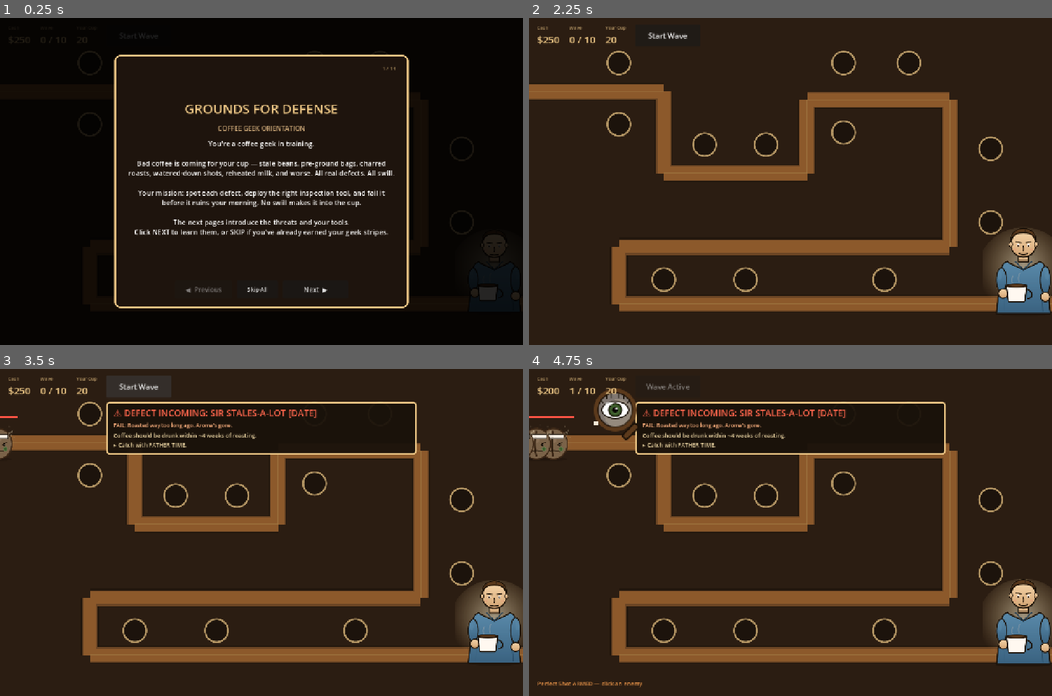
Above: before the commit, frames 1-4 (two rows, left to right).
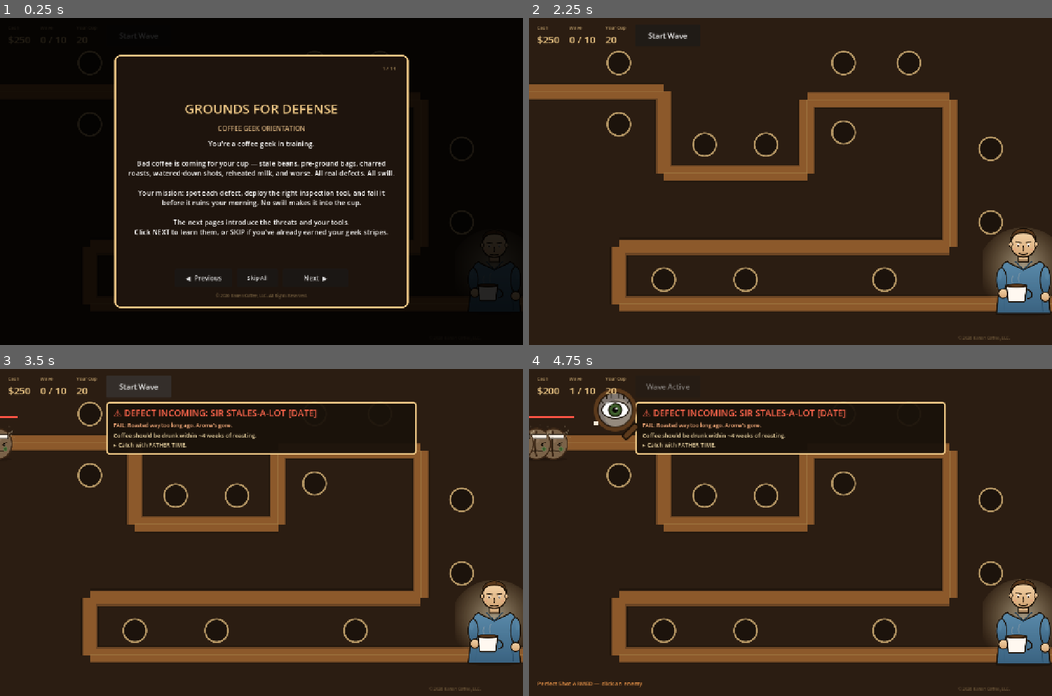
Above: after the commit, the same moments.

Repository: kanencoffee/grounds-for-defense-godot
Game: Godot game, scene res://scenes/main.tscn
Same seed, same stepped clock (60 frames per second), same inputs: the game is played once before the commit and once after it.
Inputs (mouse positions are in pixels of both pictures, inside the frame that each line leads up to):
- Up to frame 1 (0.25 s): no input
- Up to frame 2 (2.25 s): click "Start Wave" at 0.5 s; click "Start Wave" at 1.25 s; click "Skip All" at 2 s
- Up to frame 3 (3.5 s): click "Start Wave" at 2.75 s
- Up to frame 4 (4.75 s): tap Enter at 3.5 s; move the mouse to (617, 414) at 3.52 s; tap P at 3.6 s; click (617, 414) at 3.67 s; click (800, 496) at 4.27 s

The runs differ from the first frame. In frame 1, 0.4% of the frame differs, in the area x 35-63%, y 78-86%; in frame 2, less than 0.1%; in frame 3, less than 0.1%; in frame 4, less than 0.1%.
Error after the commit: Invalid assignment of property or key 'disabled' with value of type 'bool' on a base object of type 'null instance'. (res://scripts/main.gd:620)

Commit message:
Add © 2026 Kanen Coffee, LLC. — LICENSE (All Rights Reserved), README, in-game credits

Diff:
--- a/scripts/main.gd
+++ b/scripts/main.gd
@@ -541,6 +541,13 @@
 	next_btn.custom_minimum_size = Vector2(160, 44)
 	next_btn.pressed.connect(_briefing_next)
 	btn_row.add_child(next_btn)
+	# Copyright footer
+	var copyright_lbl = Label.new()
+	copyright_lbl.text = "© 2026 Kanen Coffee, LLC. All Rights Reserved."
+	copyright_lbl.add_theme_font_size_override("font_size", 10)
+	copyright_lbl.add_theme_color_override("font_color", Color(0.94, 0.79, 0.53, 0.4))
+	copyright_lbl.horizontal_alignment = HORIZONTAL_ALIGNMENT_CENTER
+	v.add_child(copyright_lbl)
 
 func _render_briefing_page():
 	if not is_instance_valid(briefing_layer): return
@@ -913,6 +920,13 @@
 	info_label.add_theme_font_size_override("font_size", 14)
 	info_label.add_theme_color_override("font_color", Color(0.94,0.79,0.53))
 	canvas.add_child(info_label)
+	# Tiny persistent copyright in bottom-right corner
+	var copyright_corner = Label.new()
+	copyright_corner.text = "© 2026 Kanen Coffee, LLC."
+	copyright_corner.position = Vector2(W - 230, H - 24)
+	copyright_corner.add_theme_font_size_override("font_size", 10)
+	copyright_corner.add_theme_color_override("font_color", Color(0.94, 0.79, 0.53, 0.3))
+	canvas.add_child(copyright_corner)
 
 func _stat_label(label_text: String, value_text: String) -> Label:
 	var box = VBoxContainer.new()
Not shown, added: LICENSE
Not shown, changed: README.md
